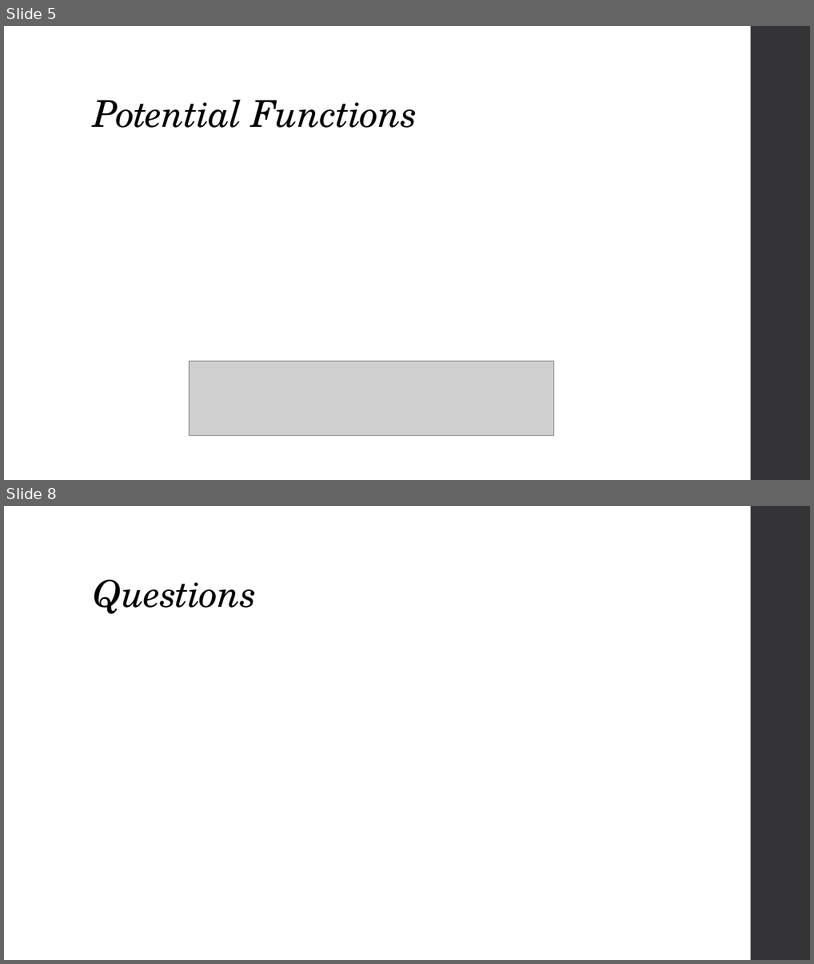
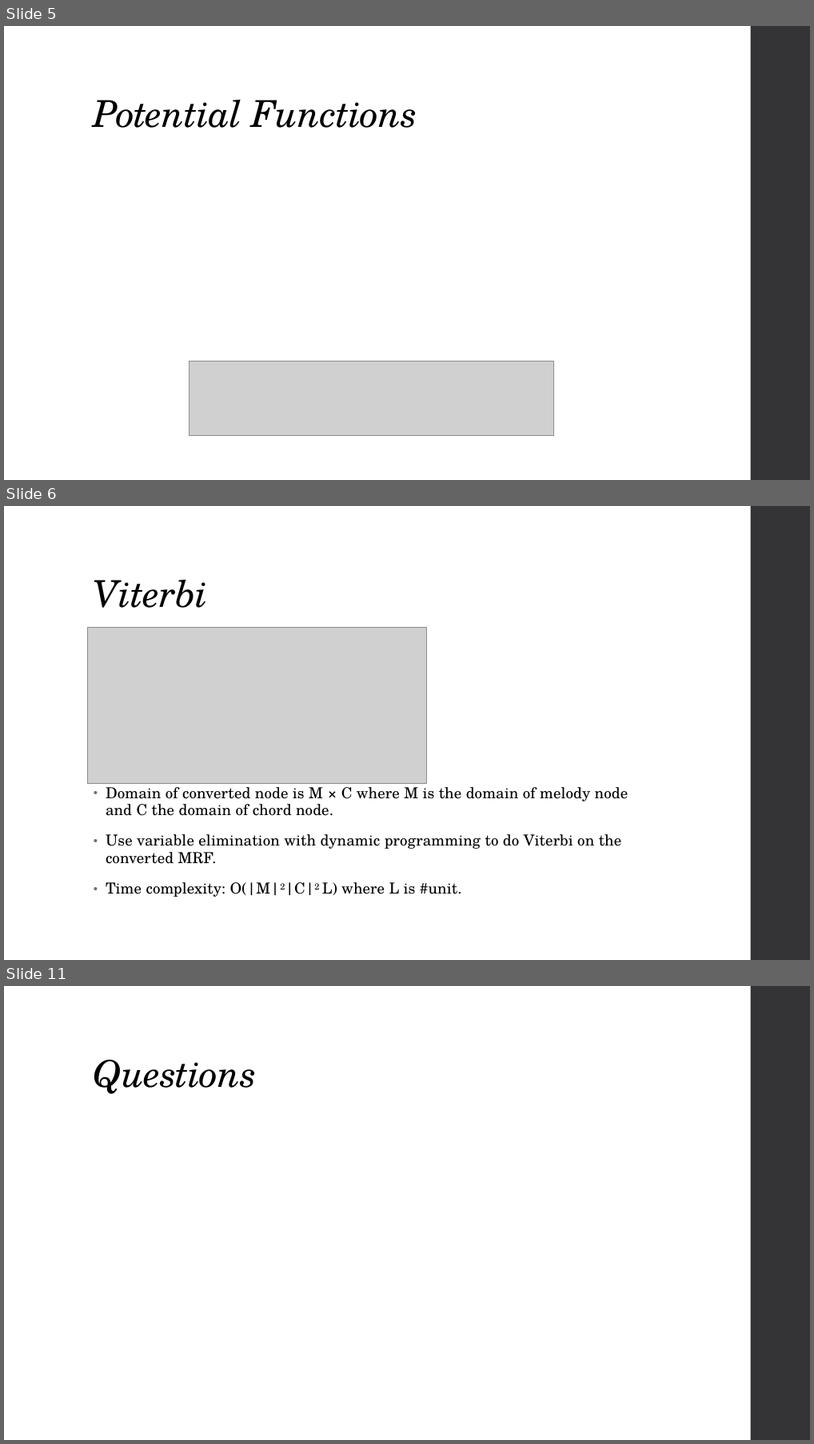
Before and after one commit to Rajon010/MD2016_Final, a slide deck: presentation.pptx. Shown one above the other, each under a label of ours: slides 5 and 8 before the commit, slides 5, 6 and 11 after it; the slides between them are not shown. The pictures are 814x964 and 814x1444 pixels, drawn with LibreOffice and Linux fonts; fonts in the diff are those of the drawing; grey boxes stand for pictures. Boxes give left, top, right and bottom in pixels: in the first picture for what was removed or moved away, otherwise in the second. Text is boxed around its words. In the diff, an @@ line names an element or a change of style, - is before the commit and + after.

```diff
--- a/presentation.pptx
+++ b/presentation.pptx
@@ slide 6 added at <box>4,506,810,960</box>, background #FFFFFF; not listed: 1 template element that a slide beside it also shows @@
@@ title added at <box>94,580,208,608</box>, 44 pt, text #000000, italic @@
+Viterbi
@@ picture added at <box>87,627,426,783</box> @@
@@ text added at <box>106,783,629,896</box>, 18 pt, text #000000 @@
+• Domain of converted node is M × C where M is the domain of melody node and C the domain of chord node.
+• Use variable elimination with dynamic programming to do Viterbi on the converted MRF.
+• Time complexity: O(|M|2|C|2 L) where L is #unit.
@@ what was slide 8 is now slide 11 @@
```
Also in this commit, not shown: 2 slides changed, 4 other slides added, 2 slides removed.
